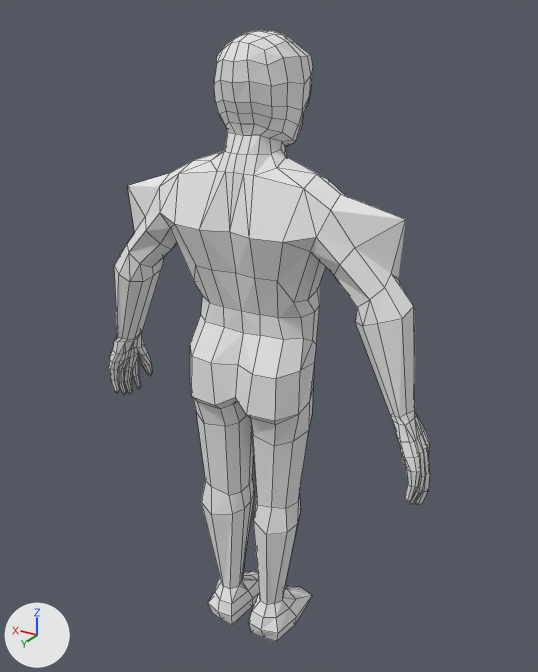
Before and after pictures for a commit that changed the Blender file Badass_Upgrade/DESIGN/Enemy1/Mesh/enemy1_v2.blend.
One viewpoint serves both versions: a camera (50 mm lens) standing at (-5.12, 8.22, 4.31) and looking at (0.0, -0.31, 0.05). The axes (+X, +Y, +Z) are drawn at lower left. The lights are the same throughout. Mesh edges are drawn as thin lines.

In view in the first picture: 'Enemy1'.
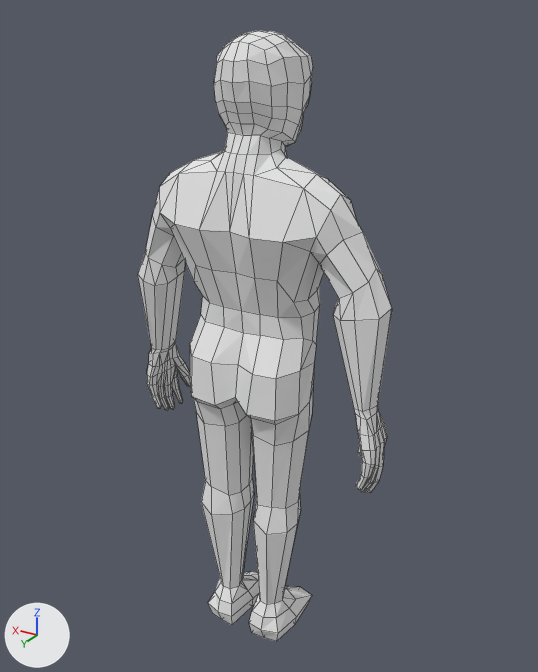
Boxes [x1, y1, x2, y2] around the edits, measured in the pictures (538 x 672 px; the box of a moved part takes in the faces that stretch with it):
'Enemy1', reshaped (21% narrower): before [108, 30, 430, 641]; after [138, 30, 392, 641]
part 1 of me_cube, moved or reshaped: before [108, 173, 177, 395]; after [138, 189, 191, 411]
part 2 of me_cube, moved or reshaped: before [310, 194, 430, 505]; after [310, 194, 392, 493]

Patch to the scene script:
```diff
--- a/Badass_Upgrade/DESIGN/Enemy1/Mesh/enemy1_v2.blend.py
+++ b/Badass_Upgrade/DESIGN/Enemy1/Mesh/enemy1_v2.blend.py
@@ me_cube @@
 # used by ob_enemy1; location = (0.0, 0.0, 0.0)
-me_cube.from_pydata(...)  # 839 vertices, 884 faces; spans x -2.74..2.78, y -0.97..0.78, z -4.88..4.15
+me_cube.from_pydata(...)  # 839 vertices, 884 faces; spans x -2.08..2.02, y -0.97..0.78, z -4.88..4.15
+# me_cube part 1: 213 of 839 vertices moved; they spanned x 1.29..2.78, y -0.4..0.52, z -1.56..2.09 and now span x 1.02..2.02, y -0.46..0.51, z -1.65..1.86; mean shift (-0.7, -0.06, -0.07); largest move (2.65, -0.18, -1.56) -> (1.8, -0.25, -1.65)
+# me_cube part 2: 213 of 839 vertices moved; they spanned x -2.74..-1.29, y -0.19..0.63, z -1.53..2.14 and now span x -2.08..-1.06, y -0.21..0.58, z -1.64..1.92; mean shift (0.59, -0.04, -0.08); largest move (-2.61, 0.32, -1.53) -> (-1.87, 0.27, -1.64)
 me_cube.materials.append(mat_material)
```
